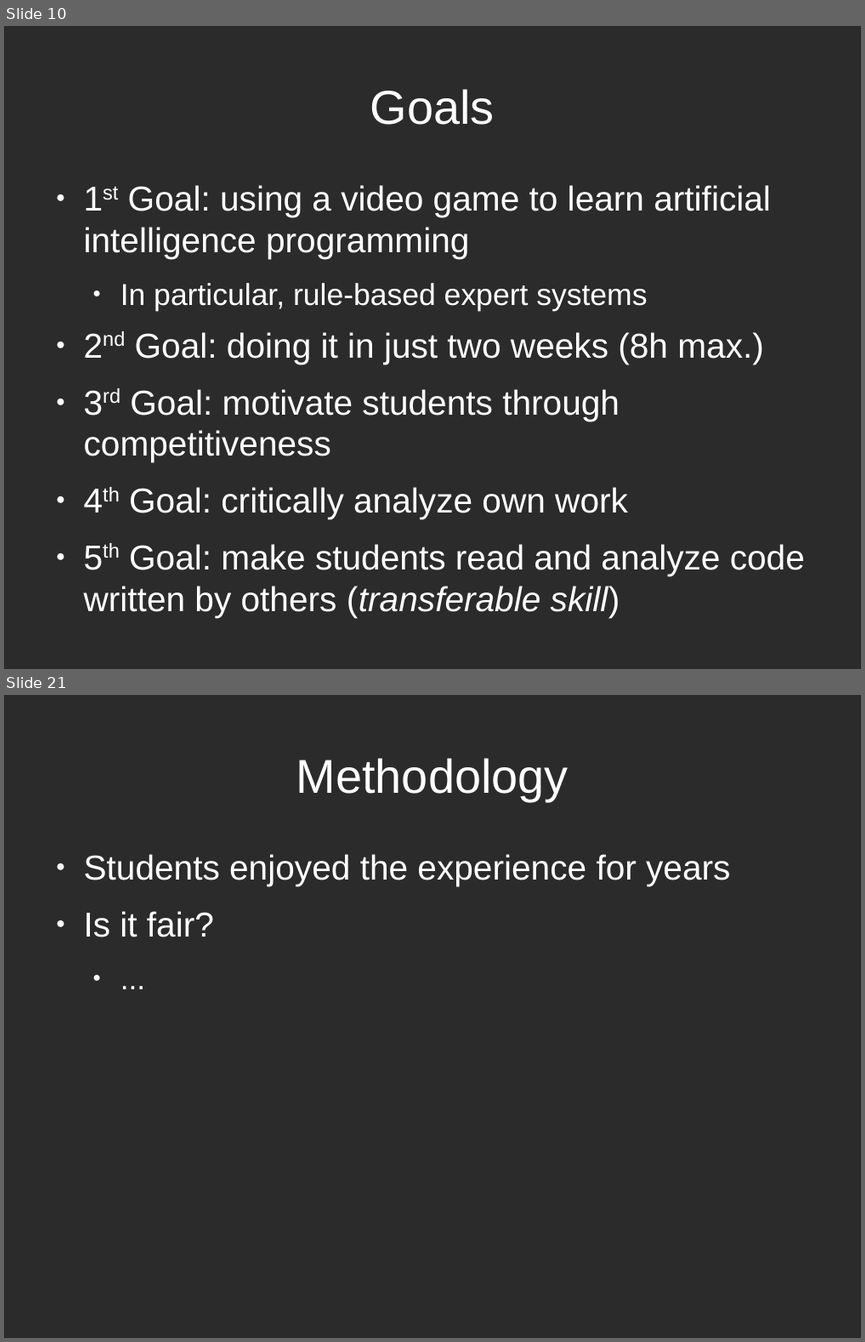
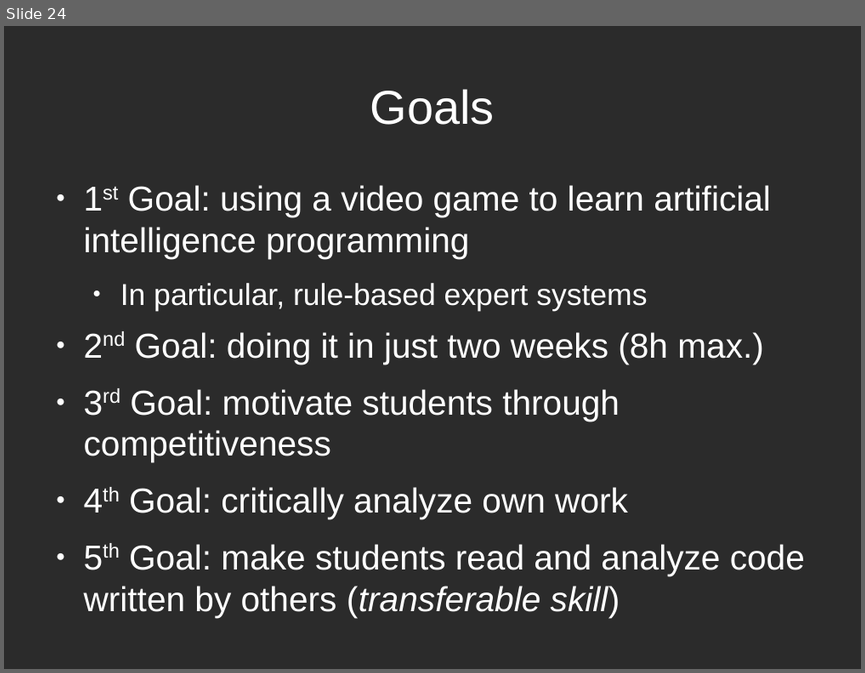
Before and after one commit to rompehielos013013013/gsiege, a slide deck: presentacion/Brunel2014/assessingCompetitions.odp. Shown one above the other, each under a label of ours: slides 10 and 21 before the commit, slide 24 after it; the slides between them are not shown. The pictures are 865x1342 and 865x673 pixels, drawn with LibreOffice and Linux fonts; fonts in the diff are those of the drawing; background and template pictures are left out; a plain dark background stands for a picture behind light text. Boxes give left, top, right and bottom in pixels: in the first picture for what was removed or moved away, otherwise in the second. Text is boxed around its words. In the diff, an @@ line names an element or a change of style, - is before the commit and + after.

```diff
--- a/presentacion/Brunel2014/assessingCompetitions.odp
+++ b/presentacion/Brunel2014/assessingCompetitions.odp
@@ slide 21 removed at (x1=4, y1=695, x2=861, y2=1338), background picture (left out) @@
@@ title removed at (x1=296, y1=758, x2=568, y2=801) @@
-Methodology
@@ text removed at (x1=84, y1=854, x2=730, y2=937) @@
-● Students enjoyed the experience for years
-● Is it fair?
-  ● ...
@@ what was slide 10 is now slide 24 @@
```
Also in this commit, not shown: 12 slides changed, 2 slides added, 5 other slides removed.
